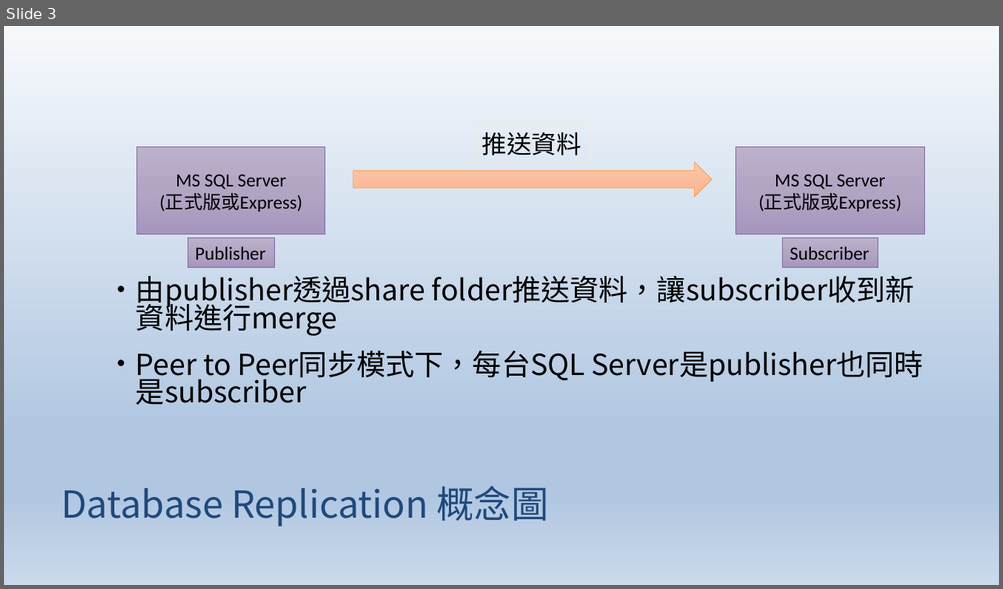
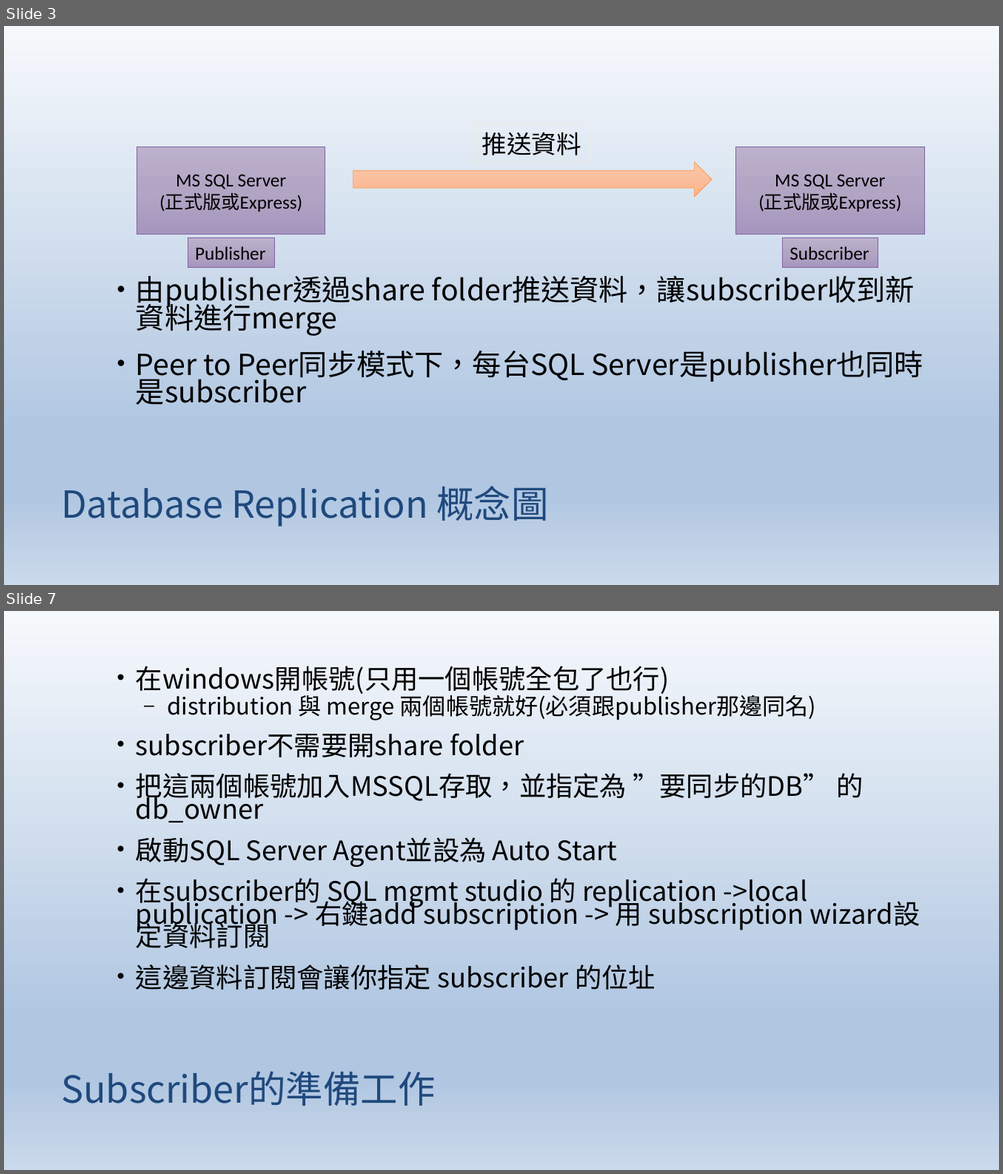
Before and after one commit to smokingpc/MssqlReplication, a slide deck: doc/introduction.pptx. Shown one above the other, each under a label of ours: slide 3 before the commit, slides 3 and 7 after it; the slides between them are not shown. The pictures are 1003x589 and 1003x1174 pixels, drawn with LibreOffice and Linux fonts; fonts in the diff are those of the drawing. Boxes give left, top, right and bottom in pixels: in the first picture for what was removed or moved away, otherwise in the second. Text is boxed around its words. In the diff, an @@ line names an element or a change of style, - is before the commit and + after.

```diff
--- a/doc/introduction.pptx
+++ b/doc/introduction.pptx
@@ slide 7 added at (x1=4, y1=611, x2=999, y2=1170), background gradient #FCFBF9 to #F8F7F3 to #EEECE1; not listed: 1 template element that a slide beside it also shows @@
@@ text added at (x1=136, y1=666, x2=862, y2=990), 25.9 pt, text #000000 @@
+• 在windows開帳號(只用一個帳號全包了也行)
+  – distribution 與 merge 兩個帳號就好(必須跟publisher那邊同名)
+• subscriber不需要開share folder
+• 把這兩個帳號加入MSSQL存取，並指定為 ”要同步的DB” 的db_owner
+• 啟動SQL Server Agent並設為 Auto Start
+• 在subscriber的 SQL mgmt studio 的 replication ->local publication -> 右鍵add subscription -> 用 subscription wizard設定資料訂閱
+• 這邊資料訂閱會讓你指定 subscriber 的位址
@@ title added at (x1=61, y1=1071, x2=435, y2=1106), 36 pt, text #1F497D @@
+Subscriber的準備工作
```
Also in this commit, not shown: 3 slides changed, 2 other slides added, 1 slide removed.
